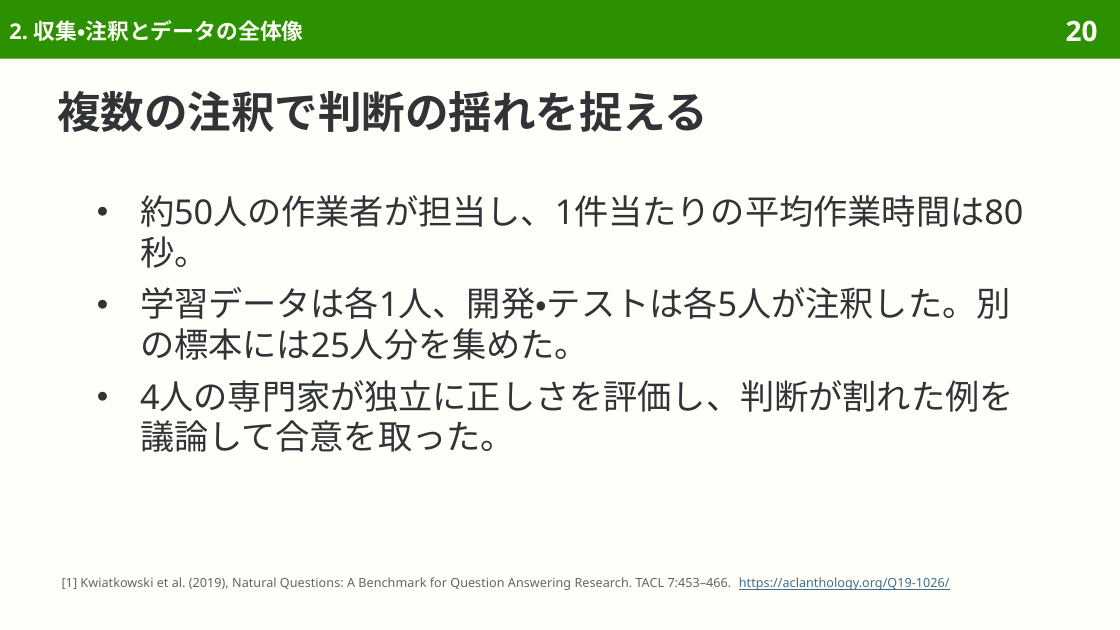
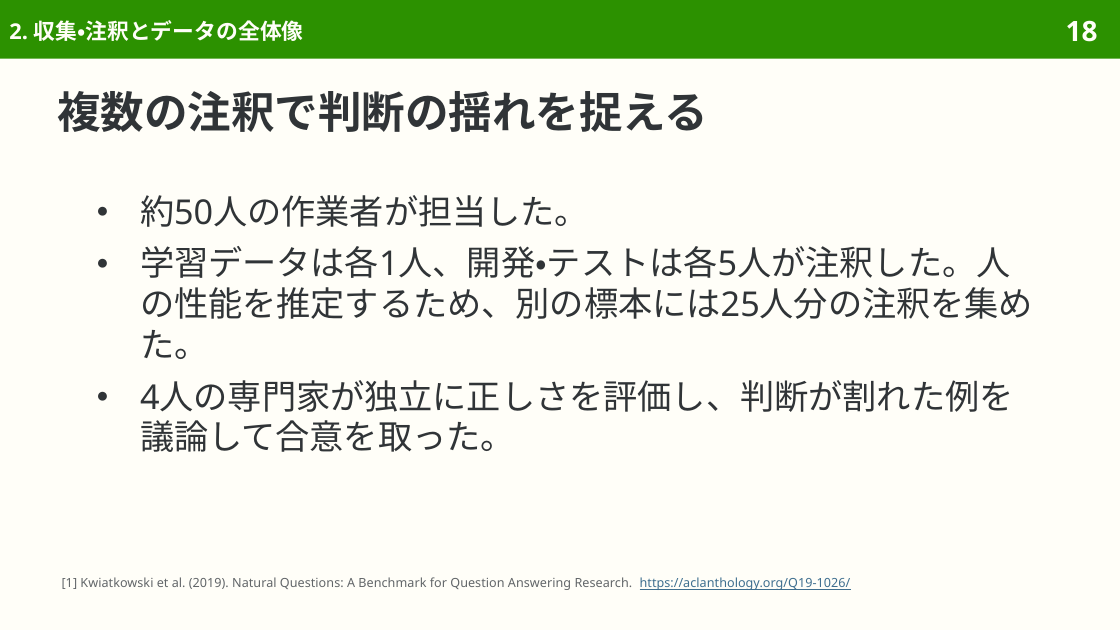
Before and after one commit to sasakiy84/datasets-in-10-minutes, a slide deck: slide 18 of slides/datasets-in-10-minutes-naturalquestions.pptx (slide 20 before the commit). Drawn at 1120x630 pixels with LibreOffice and Linux fonts; fonts in the diff are those of the drawing. Boxes give left, top, right and bottom in pixels: in the first picture for what was removed or moved away, otherwise in the second. Text is boxed around its words. In the diff, an @@ line names an element or a change of style, - is before the commit and + after.

Commit message:
Center Natural Questions on search queries and Wikipedia answer annotation

```diff
--- a/slides/datasets-in-10-minutes-naturalquestions.pptx
+++ b/slides/datasets-in-10-minutes-naturalquestions.pptx
@@ page number at (1066,20,1098,42): text changed @@
-20
+18
@@ text at (140,195,1033,359): text changed @@
-● 約50人の作業者が担当し、1件当たりの平均作業時間は80秒。
-● 学習データは各1人、開発・テストは各5人が注釈した。別の標本には25人分を集めた。
+● 約50人の作業者が担当した。
+● 学習データは各1人、開発・テストは各5人が注釈した。人の性能を推定するため、別の標本には25人分の注釈を集めた。
@@ text at (62,577,851,590): text changed @@
-[1] Kwiatkowski et al. (2019), Natural Questions: A Benchmark for Question Answering Research. TACL 7:453–466. https://aclanthology.org/Q19-1026/
+[1] Kwiatkowski et al. (2019). Natural Questions: A Benchmark for Question Answering Research. https://aclanthology.org/Q19-1026/
```
Also in this commit, not shown: 48 other slides changed, 1 slide added, 15 slides removed, 37 other files.
